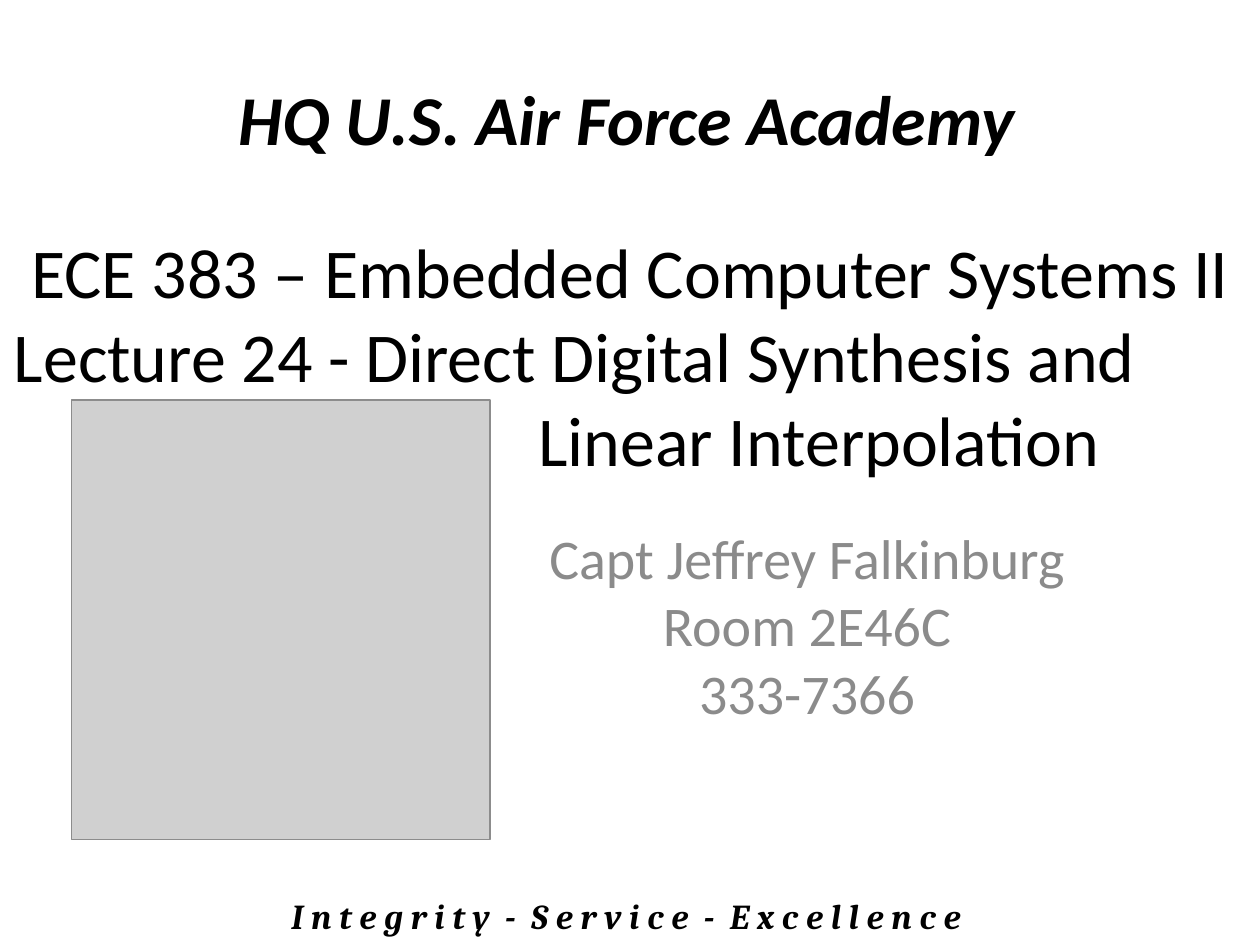
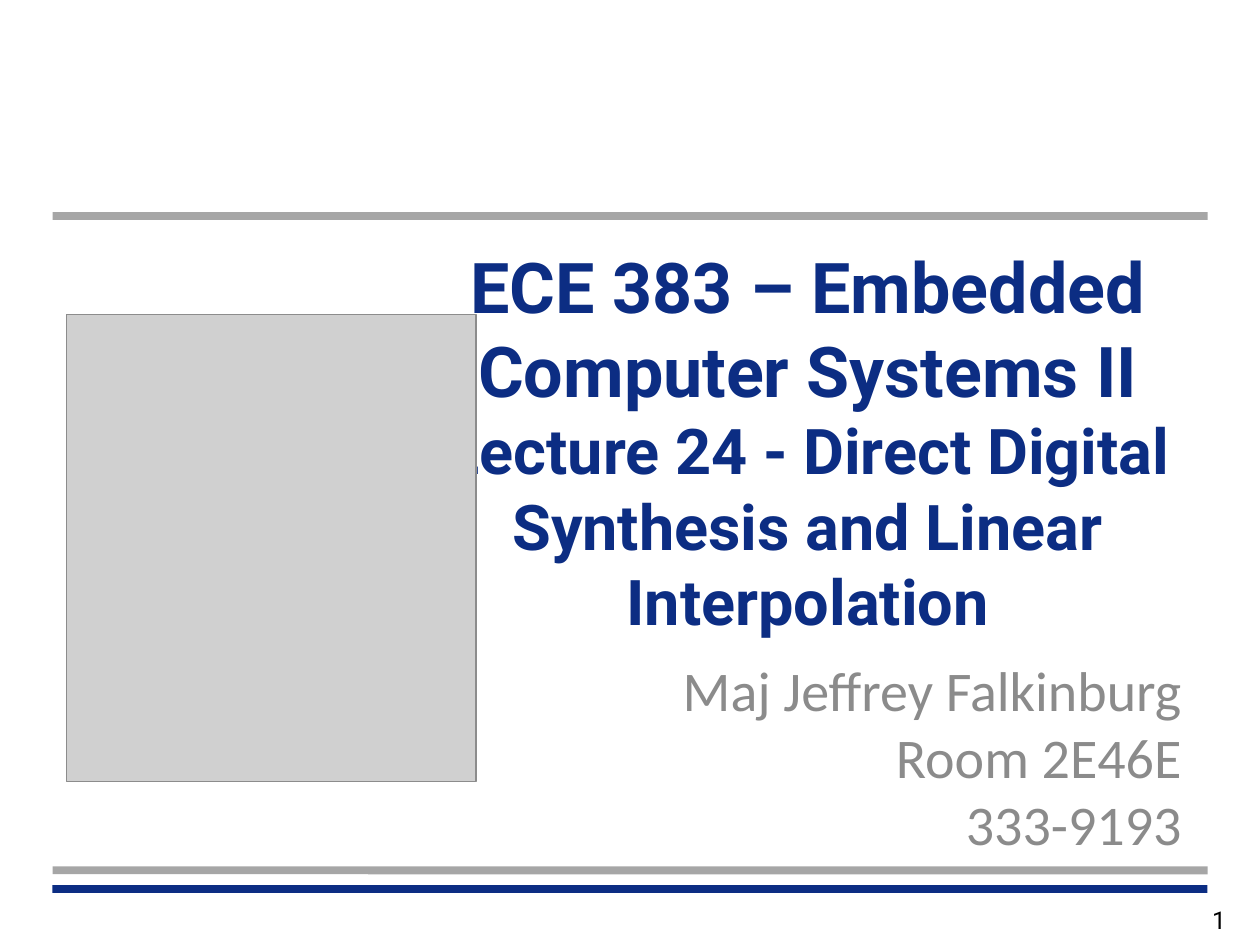
Before and after one commit to jfalkinburg/ECE383_web, a slide deck: slide 1 of lecture/slides/ECE_383_Lec24.pptx. Drawn at 1260x945 pixels with LibreOffice and Linux fonts; fonts in the diff are those of the drawing; grey boxes stand for pictures. Boxes give left, top, right and bottom in pixels: in the first picture for what was removed or moved away, otherwise in the second. Text is boxed around its words. In the diff, an @@ line names an element or a change of style, - is before the commit and + after.

```diff
--- a/lecture/slides/ECE_383_Lec24.pptx
+++ b/lecture/slides/ECE_383_Lec24.pptx
@@ text removed at (239, 96, 1014, 156) @@
-HQ U.S. Air Force Academy
@@ line added from (53, 215) to (1207, 215), #A6A6A6 4.5 pt @@
@@ text "ECE 383 – Embedded Computer ...": place and size @@
-text "ECE 383 – Embedded Computer ..." at (14, 249, 1228, 478)
+text "ECE 383 – Embedded Computer ..." at (446, 260, 1169, 638)
@@ text "ECE 383 – Embedded Computer ..." at (446, 260, 1169, 638): size 40 to 36 pt in "Lecture 24 - Direct Digital Synthesis and ..."; font Calibri to Roboto, text colour #000000 to #0C2D83, bold on @@
@@ picture: place and size @@
-picture at (72, 401, 490, 840)
+picture at (67, 315, 476, 782)
@@ subtitle "Maj Jeffrey Falkinburg Room 2E46E ..." at (683, 672, 1182, 846): vertical alignment top to middle @@
@@ subtitle at (683, 672, 1182, 846): text changed @@
-Capt Jeffrey Falkinburg
-Room 2E46C
-333-7366
+Maj Jeffrey Falkinburg
+Room 2E46E
+333-9193
@@ line added from (53, 890) to (1207, 890), #0C2D83 4.5 pt @@
@@ line added from (53, 871) to (1207, 871), #A6A6A6 4.5 pt @@
@@ text removed at (291, 904, 961, 937) @@
-I n t e g r i t y - S e r v i c e - E x c e l l e n c e
@@ page number added at (1212, 911, 1226, 929), 14 pt, text #000000 @@
+1
```
Also in this commit, not shown: 4 other slides changed, 4 other files.
